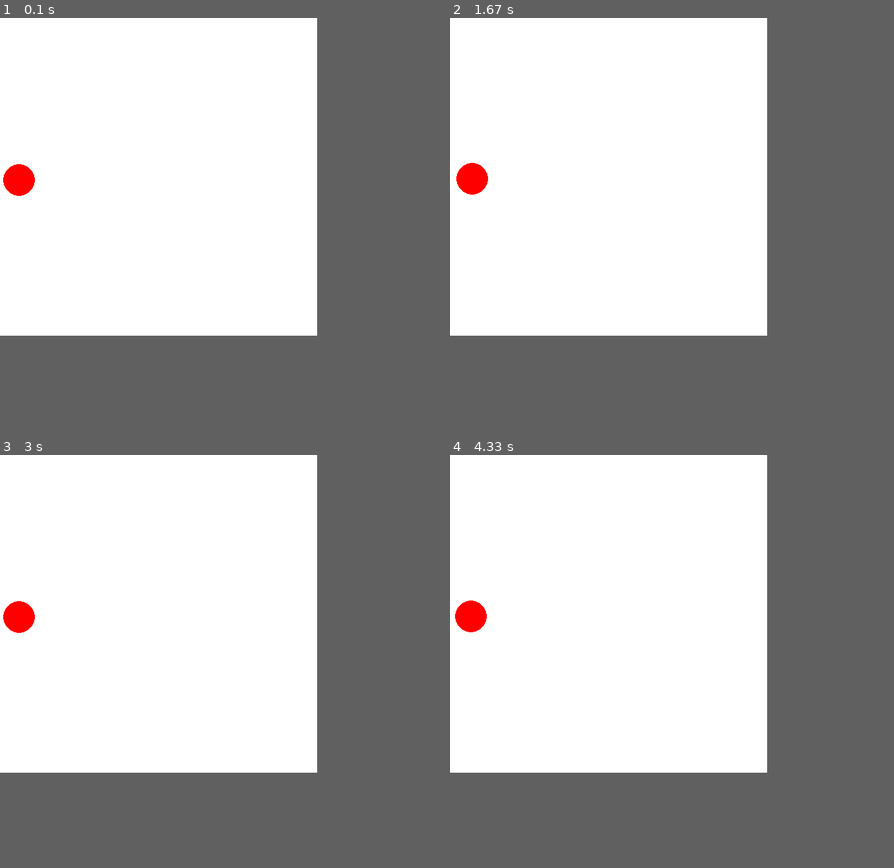
Above: before the commit, frames 1-4 (two rows, left to right).
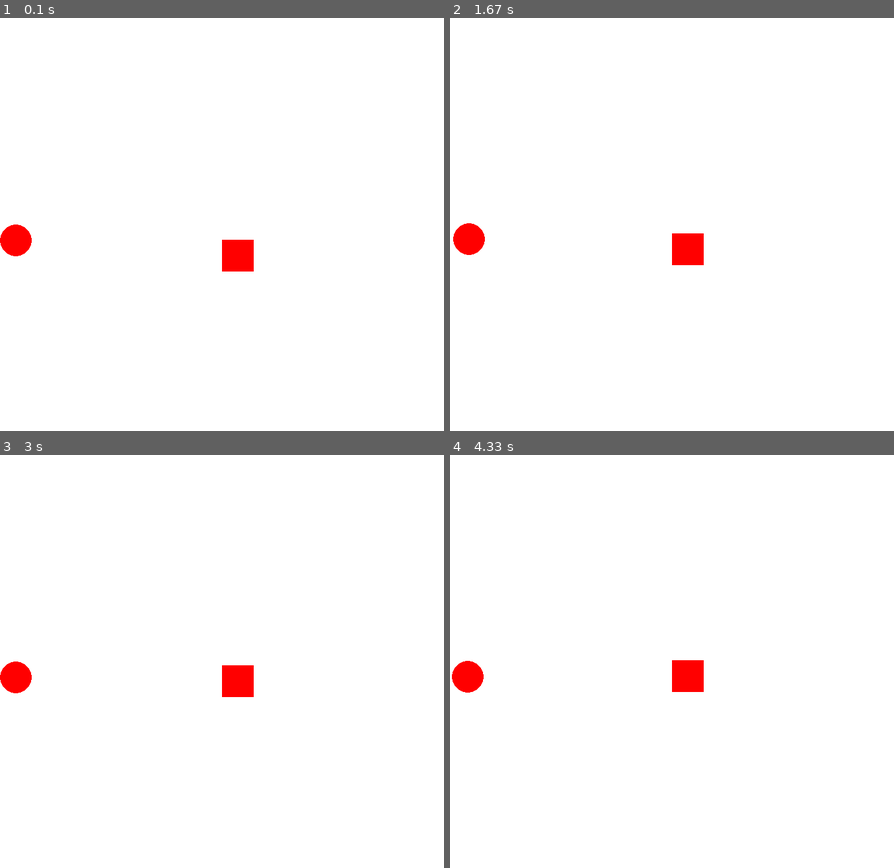
Above: after the commit, the same moments.

Repository: Omar-kuben/pygame-spill
Game: pygame game, started from roadgame.py
Same seed, same stepped clock (60 frames per second), same inputs: the game is played once before the commit and once after it.
Inputs:
- Up to frame 1 (0.1 s): no input
- Up to frame 2 (1.67 s): hold Right 0.33-0.8 s; hold Up 0.83-1.13 s; hold Right 1.17-1.63 s
- Up to frame 3 (3 s): hold Left 1.67-2.2 s; hold Down 2.23-2.53 s; hold Left 2.57-2.97 s
- Up to frame 4 (4.33 s): hold Up 3-3.37 s; hold Right 3.4-4.03 s; hold Down from 4.07 s (still down)
The window is 500x500 before the commit and 700x650 after it. Grey fills any space a smaller window leaves; there, only what the larger window draws over its background counts as a difference.

The runs differ from the first frame. In frame 1, 1.4% of the frame differs, in the area x 0-58%, y 35-62%; in frame 2, 1.4%; in frame 3, 1.4%; in frame 4, 1.4%.

Commit message:
4 kant som beveger på seg

Diff:
--- a/roadgame.py
+++ b/roadgame.py
@@ -25,27 +25,46 @@
         elif trykkede_taster[pg.K_RIGHT] and self._x_pos < self._vindu.get_width() - self._radius:
             self._x_pos += self._fart
 
+class Rektangel:
+    def __init__(self, x, y, bredde, hoyde, fart, vindu):
+        self.x = x
+        self.y = y
+        self.bredde = bredde
+        self.hoyde = hoyde
+        self.fart = fart
+        self.vindu = vindu
+
+
+
+    def tegne(self):
+        pg.draw.rect(self.vindu, (255,0,0), (self.x,self.y,self.bredde,self.hoyde)) #xpos ypos bredde høyde
+    def flytt(self):
+        if self.y <= 0  or self.y >= self.vindu.get_height() - self.hoyde:
+            self.fart = -self.fart
+        self.y -= self.fart
 
 
 
 
-
-VINDU_BREDDE = 500
-VINDU_HOYDE  = 500
+VINDU_BREDDE = 700
+VINDU_HOYDE  = 650
 vindu = pg.display.set_mode([VINDU_BREDDE, VINDU_HOYDE])
 
 pg.display.flip()
 
-ball = Ball(30, 255, 25, 0.1, vindu,(255,0,0))
+ball = Ball(25, 350, 25, 0.1, vindu,(255,0,0))
+firekant = Rektangel(350,350,50,50,0.1,vindu)
 
 fortsett = True
 while fortsett:
     vindu.fill((255,255,255))
     ball.tegne()
+    firekant.tegne()
     pg.display.flip()
 
     trykkede_taster = pg.key.get_pressed()
     ball.flytt(trykkede_taster)
+    firekant.flytt()
 
     for event in pg.event.get():
         if event.type == pg.QUIT:
